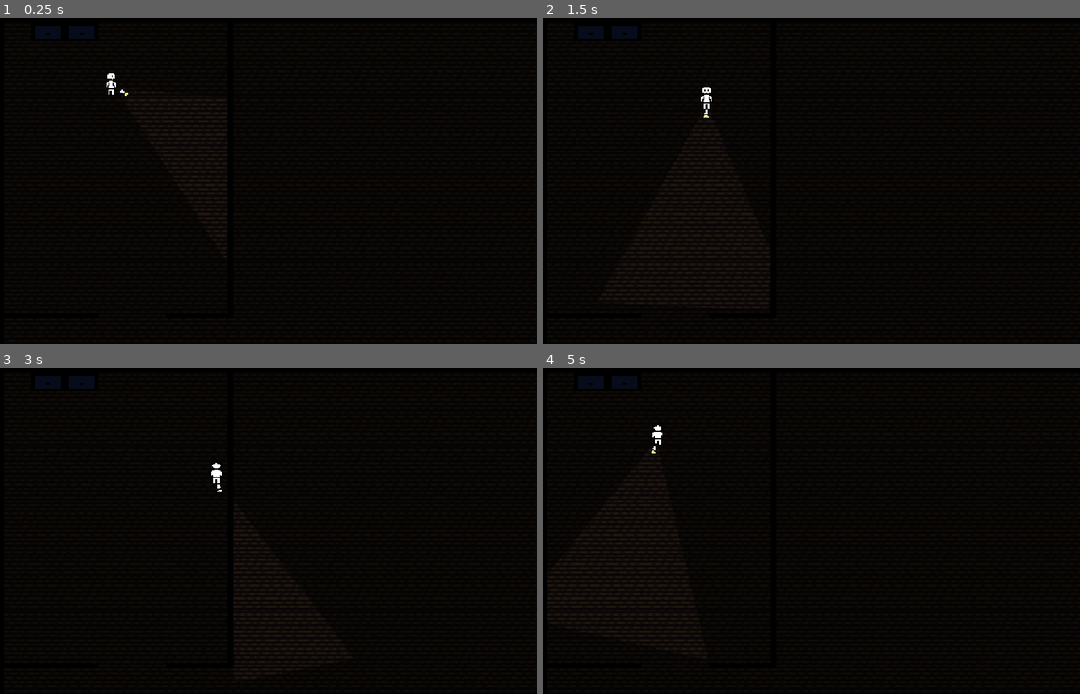
Above: before the commit, frames 1-4 (two rows, left to right).
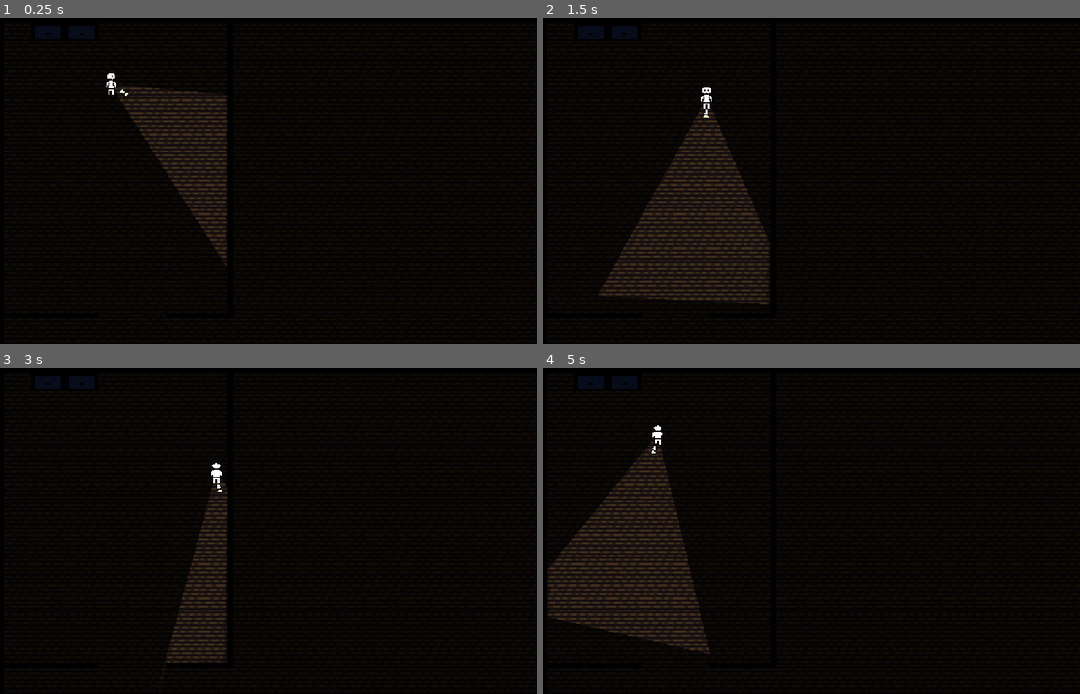
Above: after the commit, the same moments.

Repository: RSCode0/baudo-jam
Game: Godot game, scene res://scenes/game.tscn
Same seed, same stepped clock (60 frames per second), same inputs: the game is played once before the commit and once after it.
Inputs (mouse positions are in pixels of both pictures, inside the frame that each line leads up to):
- Up to frame 1 (0.25 s): no input
- Up to frame 2 (1.5 s): tap Enter at 0.5 s; move the mouse to (929, 164) at 0.52 s; hold D (right) 0.53-1.28 s; move the mouse to (704, 197) at 1.27 s; hold S (down) from 1.28 s (still down)
- Up to frame 3 (3 s): move the mouse to (322, 456) at 2.02 s; release S (down) at 2.03 s; hold D (right) 2.03-2.78 s; move the mouse to (241, 596) at 2.77 s; hold Z (up) from 2.78 s (still down)
- Up to frame 4 (5 s): move the mouse to (972, 579) at 3.52 s; release Z (up) at 3.53 s; hold Q (left) from 3.53 s (still down); move the mouse to (650, 478) at 4.27 s

The runs differ from the first frame. In frame 1, 1.6% of the frame differs, in the area x 21-43%, y 21-77%; in frame 2, 3.1%; in frame 3, 1.8%; in frame 4, 3.2%, in the area x 0-32%, y 22-88%.

Commit message:
Update player.tscn

Diff:
--- a/scenes/entities/player.tscn
+++ b/scenes/entities/player.tscn
@@ -94,7 +94,8 @@
 texture = ExtResource("4_42nxq")
 
 [node name="PointLight2D" type="PointLight2D" parent="Torche" unique_id=1278087491]
-position = Vector2(0, -170)
+energy = 3.0
 shadow_enabled = true
 shadow_filter = 2
 texture = ExtResource("5_5u6hq")
+offset = Vector2(0, -160)
